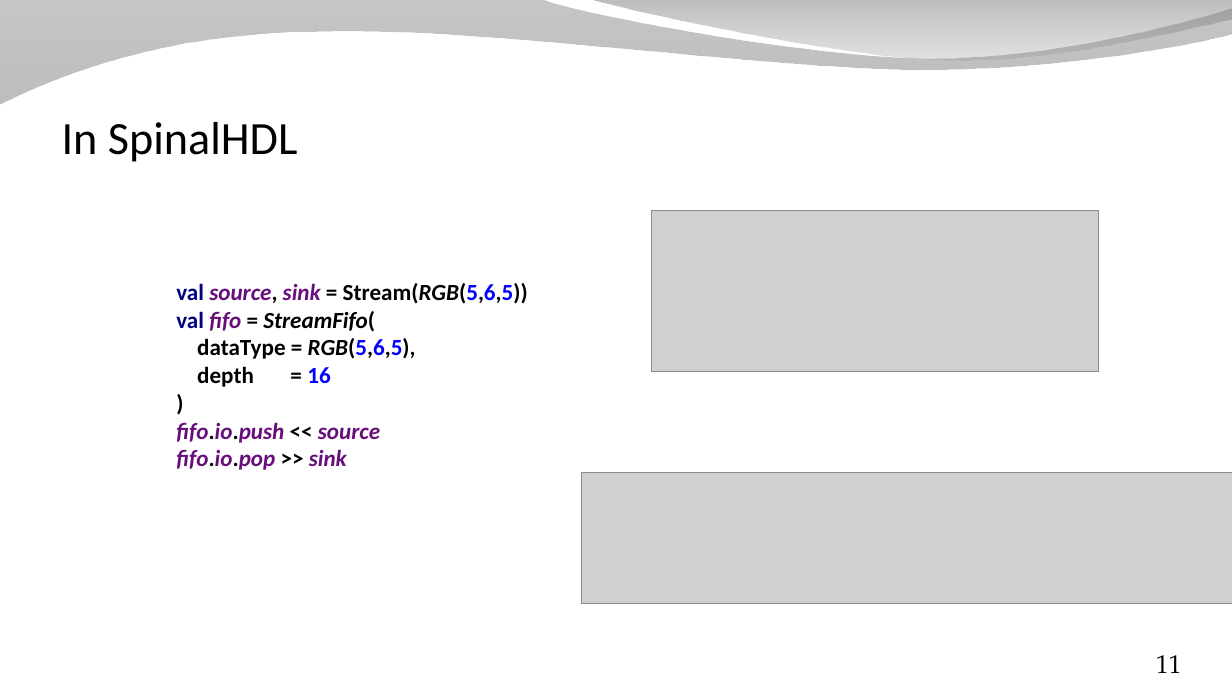
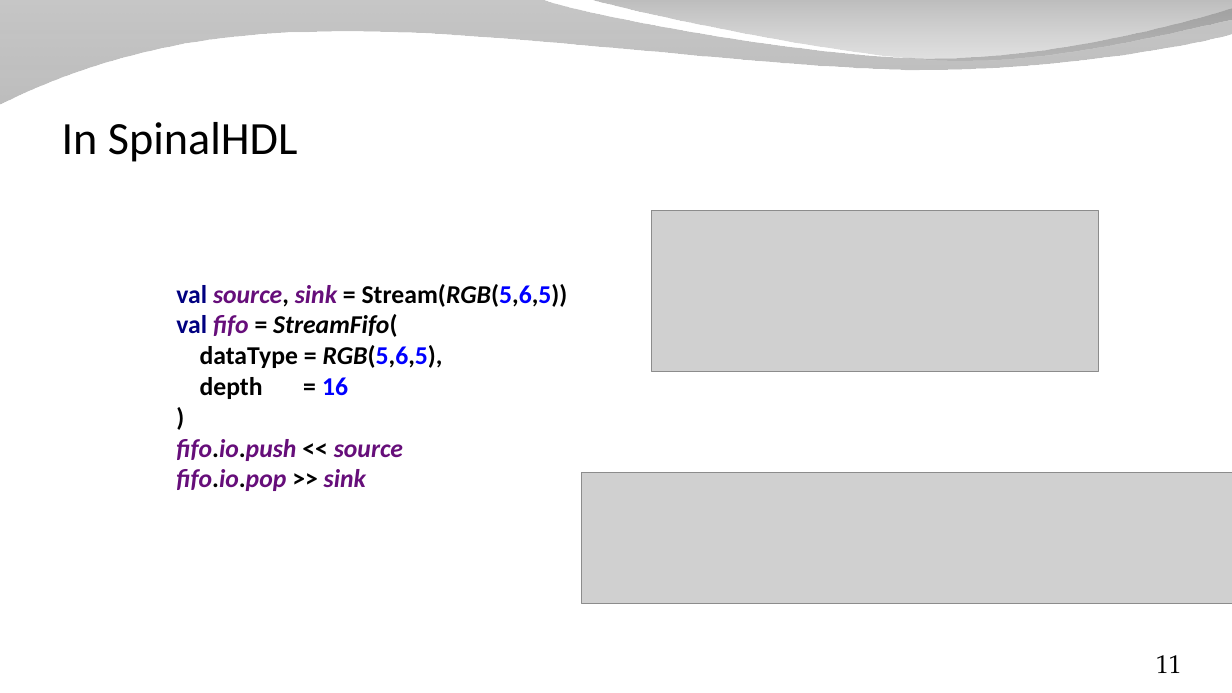
Before and after one commit to SpinalHDL/SpinalDoc, a slide deck: slide 11 of presentation/en/presentation_move_forward_short.odp. Drawn at 1232x693 pixels with LibreOffice and Linux fonts; fonts in the diff are those of the drawing; grey boxes stand for pictures; background and template pictures are left out. Boxes give left, top, right and bottom in pixels: in the first picture for what was removed or moved away, otherwise in the second. Text is boxed around its words. In the diff, an @@ line names an element or a change of style, - is before the commit and + after.

```diff
--- a/presentation/en/presentation_move_forward_short.odp
+++ b/presentation/en/presentation_move_forward_short.odp
@@ text "val source, sink = Stream(RGB(5,6,5)) ..." at [176,284,568,491]: size 18 to 20 pt @@
```
Also in this commit, not shown: 11 other slides changed.
